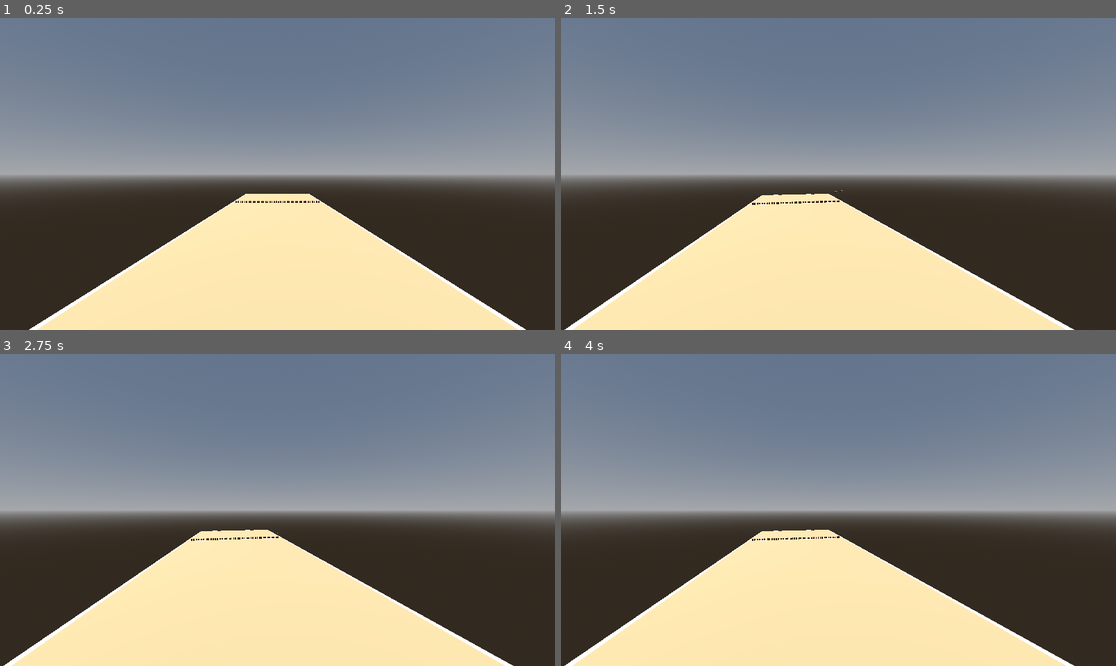
Above: before the commit, frames 1-4 (two rows, left to right).
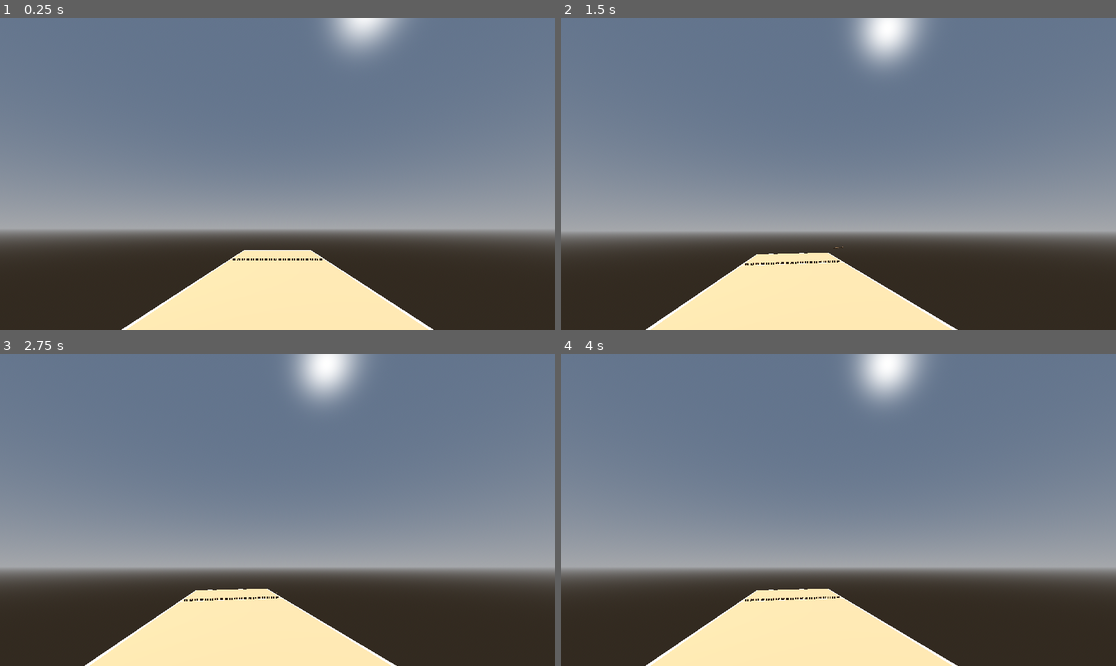
Above: after the commit, the same moments.

Repository: ration/kyykka
Game: Godot game, scene res://scenes/court.tscn
The game is run twice, just before and just after one commit, with the same random seed, the same clock (stepped at 60 frames per second) and the same inputs.
Inputs (mouse positions are in pixels of both pictures, inside the frame that each line leads up to):
- Up to frame 1 (0.25 s): no input
- Up to frame 2 (1.5 s): tap Enter at 0.5 s; move the mouse to (866, 174) at 0.52 s; hold Shift 0.53-1.28 s; click (866, 174) at 0.67 s; move the mouse to (810, 174) at 1.27 s; tap Alt at 1.35 s; click (810, 174) at 1.42 s
- Up to frame 3 (2.75 s): tap Space at 2 s; move the mouse to (288, 503) at 2.02 s; tap Ctrl at 2.1 s; click (288, 503) at 2.17 s
- Up to frame 4 (4 s): tap Enter at 2.75 s; move the mouse to (832, 516) at 2.77 s; tap Shift at 2.85 s; click (832, 516) at 2.92 s; tap Space at 3.5 s; move the mouse to (877, 513) at 3.52 s; tap Alt at 3.6 s; click (877, 513) at 3.67 s

The runs differ from the first frame. In frame 1, 44% of the frame differs, in the area x 0-100%, y 0-100%; in frame 2, 46%; in frame 3, 46%; in frame 4, 46%.

Commit message:
Add vertical mouse aim (elevation control)
Mouse Y motion now adjusts _elevation_degrees (clamped to
[min_elevation_degrees, max_elevation_degrees], reset to the neutral
launch_elevation_degrees each turn), mirroring the existing horizontal
yaw handling. _look_direction() combines yaw + elevation into the
actual throw/camera-look direction; _aim_direction() stays
horizontal-only for the camera's stand-off position so it doesn't bob
up/down as you aim vertically.

min_elevation_degrees defaults to 2.0 rather than 0 so aiming straight
down doesn't release the karttu almost into the ground at your feet.

Verified headlessly: mouse-up raises elevation, clamps correctly at
both ends.

Co-Authored-By: Claude Sonnet 5 <noreply@anthropic.com>

Diff:
--- a/scripts/throwing/throw_controller.gd
+++ b/scripts/throwing/throw_controller.gd
@@ -19,12 +19,14 @@
 @export var camera: Camera3D
 @export var enabled: bool = true  ## set false to stop accepting input once the match is over
 
-@export var aim_cone_degrees: float = 25.0
+@export var aim_cone_degrees: float = 25.0  ## how far left/right of forward you can aim
 @export var mouse_sensitivity: float = 0.2  ## degrees per pixel of mouse motion
 
 @export var swing_seconds: float = 1.0  ## time for the gauge to sweep 0 -> 180
 @export var throw_speed: float = 17.0  ## fixed for now; variable power is a later feature
-@export var launch_elevation_degrees: float = 15.0
+@export var launch_elevation_degrees: float = 15.0  ## default/neutral aim, reset each turn
+@export var min_elevation_degrees: float = 2.0  ## just above flat, so an aimed-down throw doesn't faceplant at your feet
+@export var max_elevation_degrees: float = 45.0  ## how far up you can aim
 
 @export var camera_height: float = 1.6
 @export var camera_back_offset: float = 1.2
@@ -36,6 +38,7 @@
 var watch_root: Node3D  ## subtree whose RigidBody3Ds must settle (the current target PesaView); set via configure()
 
 var _yaw_degrees: float = 0.0
+var _elevation_degrees: float = 15.0  ## current up/down aim; reset to launch_elevation_degrees in configure()
 var _forward_direction: Vector3 = Vector3(0, 0, 1)  ## yaw=0 aim direction; set via configure()
 var _karttu: RigidBody3D
 var _busy: bool = false
@@ -87,6 +90,7 @@
 	_forward_direction = p_forward.normalized()
 	watch_root = p_watch_root
 	_yaw_degrees = 0.0
+	_elevation_degrees = launch_elevation_degrees
 	_reset_karttu()
 	_update_camera()
 
@@ -111,6 +115,14 @@
 			_yaw_degrees - event.relative.x * mouse_sensitivity,
 			-aim_cone_degrees,
 			aim_cone_degrees
+		)
+		# relative.y is positive moving down the screen, so subtracting it
+		# means moving the mouse up raises the aim, same convention as a
+		# typical mouse-look.
+		_elevation_degrees = clampf(
+			_elevation_degrees - event.relative.y * mouse_sensitivity,
+			min_elevation_degrees,
+			max_elevation_degrees
 		)
 		_update_camera()
 	elif event is InputEventMouseButton and event.button_index == MOUSE_BUTTON_LEFT:
@@ -166,24 +178,32 @@
 	_karttu.global_transform = t
 
 
+## Horizontal-only facing (yaw applied to _forward_direction). Used as the
+## camera's stand-off direction and as the base for _look_direction().
 func _aim_direction() -> Vector3:
 	return _forward_direction.rotated(Vector3.UP, deg_to_rad(_yaw_degrees))
 
 
+## Full 3D aim (yaw + elevation) — where the karttu actually gets thrown
+## and what the camera looks toward.
+func _look_direction() -> Vector3:
+	var horizontal := _aim_direction()
+	var elevation := deg_to_rad(_elevation_degrees)
+	return (horizontal * cos(elevation) + Vector3.UP * sin(elevation)).normalized()
+
+
 func _update_camera() -> void:
-	var dir := _aim_direction()
-	camera.global_position = global_position + Vector3.UP * camera_height - dir * camera_back_offset
-	camera.look_at(camera.global_position + dir, Vector3.UP)
+	var horizontal := _aim_direction()
+	camera.global_position = global_position + Vector3.UP * camera_height - horizontal * camera_back_offset
+	camera.look_at(camera.global_position + _look_direction(), Vector3.UP)
 
 
 func _throw(gauge_degrees: float) -> void:
 	_busy = true
-	var dir := _aim_direction()
-	var elevation := deg_to_rad(launch_elevation_degrees)
-	var launch_dir := (dir * cos(elevation) + Vector3.UP * sin(elevation)).normalized()
+	var launch_dir := _look_direction()
 
 	var gravity: float = ProjectSettings.get_setting("physics/3d/default_gravity")
-	var flight := SpinCalculator.time_of_flight(throw_speed, launch_elevation_degrees, gravity)
+	var flight := SpinCalculator.time_of_flight(throw_speed, _elevation_degrees, gravity)
 	var rate := SpinCalculator.spin_rate(gauge_degrees, flight)
 
 	_karttu.freeze = false
Not shown, changed: CLAUDE.md
